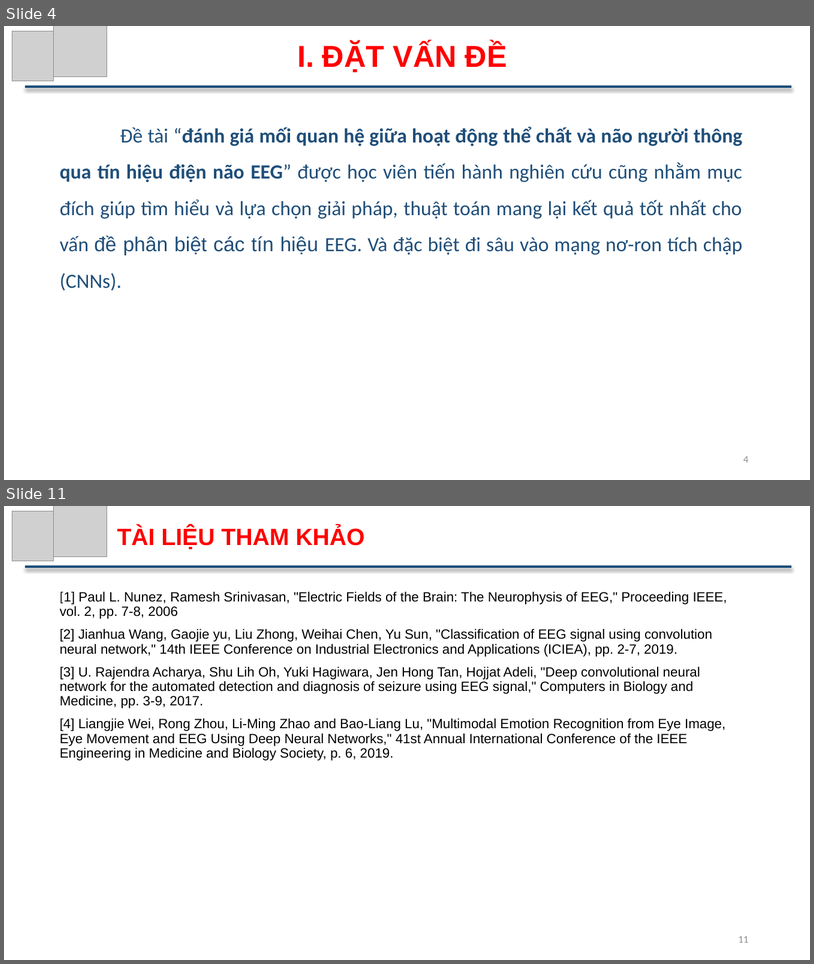
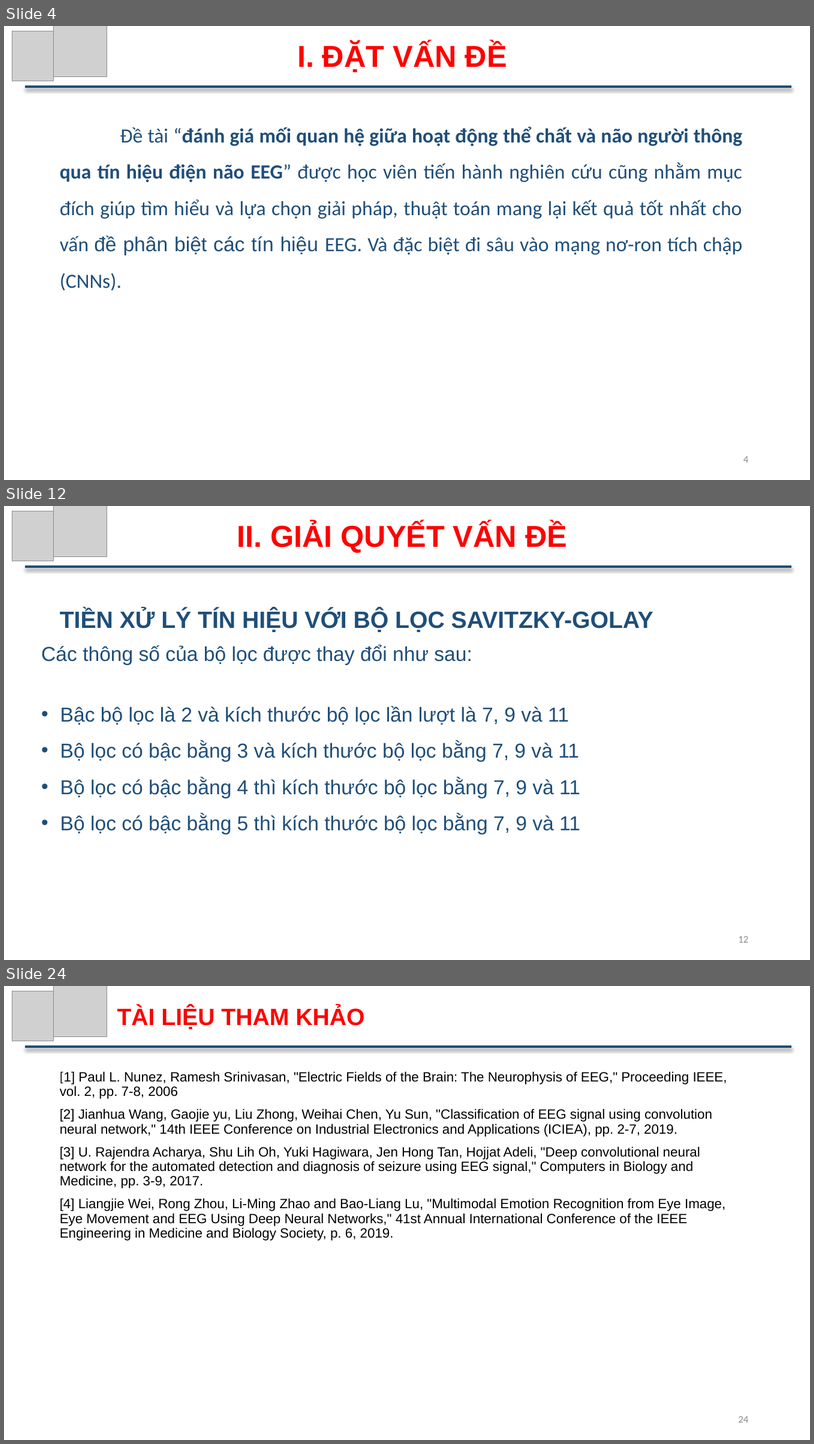
Before and after one commit to ThuTrongNguyen/Thesis, a slide deck: SlideBaoCao.pptx. Shown one above the other, each under a label of ours: slides 4 and 11 before the commit, slides 4, 12 and 24 after it; the slides between them are not shown. The pictures are 814x964 and 814x1444 pixels, drawn with LibreOffice and Linux fonts; fonts in the diff are those of the drawing; grey boxes stand for pictures. Boxes give left, top, right and bottom in pixels: in the first picture for what was removed or moved away, otherwise in the second. Text is boxed around its words. In the diff, an @@ line names an element or a change of style, - is before the commit and + after.

```diff
--- a/SlideBaoCao.pptx
+++ b/SlideBaoCao.pptx
@@ slide 12 added at [4, 506, 810, 960], background #FFFFFF @@
@@ picture added at [12, 511, 54, 561] @@
@@ picture added at [54, 506, 107, 557] @@
@@ text added at [237, 523, 567, 553], 36 pt, text #FF0000, bold @@
+II. GIẢI QUYẾT VẤN ĐỀ
@@ line added from (25, 567) to (792, 567), #1F4E79 3 pt @@
@@ text added at [60, 609, 654, 632], 28 pt, text #1F4E79, bold @@
+TIỀN XỬ LÝ TÍN HIỆU VỚI BỘ LỌC SAVITZKY-GOLAY
@@ text added at [41, 645, 581, 834], 24 pt, text #1F4E79 @@
+Các thông số của bộ lọc được thay đổi như sau:
+• Bậc bộ lọc là 2 và kích thước bộ lọc lần lượt là 7, 9 và 11
+• Bộ lọc có bậc bằng 3 và kích thước bộ lọc bằng 7, 9 và 11
+• Bộ lọc có bậc bằng 4 thì kích thước bộ lọc bằng 7, 9 và 11
+• Bộ lọc có bậc bằng 5 thì kích thước bộ lọc bằng 7, 9 và 11
@@ page number added at [738, 936, 749, 942], 12 pt, text #8C8C8C @@
+12
@@ what was slide 11 is now slide 24 @@
@@ page number at [738, 1416, 749, 1422]: text changed @@
-11
+24
```
Also in this commit, not shown: 5 slides changed, 14 other slides added, 2 slides removed, 6 other files.
